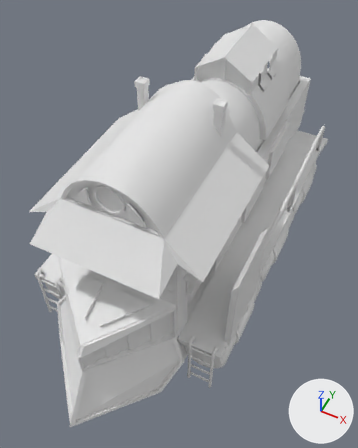
What one commit did to the FBX model Assets/Props/Train/train.fbx.
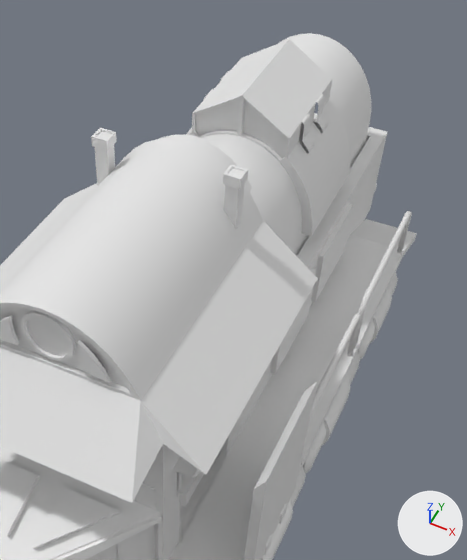
The first picture shows the older version from a camera (50 mm lens) standing at (2.74, -4.2, 6.67) and looking at (0.07, 1.15, -0.02). The close-ups show both versions on the part from 22% to 100% of the width and 0% to 74% of the height of that picture; other places that the commit changed are outside them. The lights are fixed; the arrows at lower right show +X, +Y and +Z. Materials are left out; every surface is plain grey. Vertices at the same position are counted once.
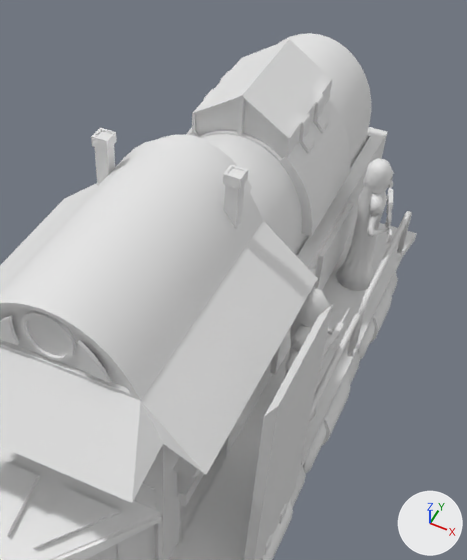
The change in detail:
me_cube_001 has 48 vertices, 46 faces and spans x 1.68..1.79, y -0.32..0.84, z -0.81..0.81.
me_cube_001 is used by ob_cube_001; location (0.0, -0.2, 0.46).
me_cube_001 part 3: all 12 vertices in x 1.68..1.77, y -0.32..0.84, z 0.64..0.81 are moved by (0.0, 0.0, 0.92).
me_cube_004 is used by ob_cube_002; location (0.0, -0.2, 0.46).
me_cube_004 had 3252 vertices, 2839 faces and spanned x -1.81..1.81, y -2.27..6.46, z -1.89..2.18.
me_cube_004 now has 5824 vertices, 5344 faces and spans x -1.81..1.81, y -2.27..6.46, z -1.89..2.18.
me_cube_004 part 1: 24 vertices moved from x 0.78..1.0, y -0.26..0.57, z 0.1..0.6 to x 0.86..0.93, y -0.22..0.57, z 0.1..0.6; 24 vertices removed from x 0.78..1.0, y -0.07..0.77, z 0.1..0.6; 1575 vertices added at x 0.29..1.67, y -0.2..2.3, z -0.76..0.96.
me_cube_004 part 2: 1025 vertices added at x 1.08..1.69, y 3.66..4.68, z -0.76..0.96.

Boxes [x1, y1, x2, y2] around the edits, measured in the close-ups (467 x 560 px):
'Cube.001', reshaped
    before: [244, 382, 317, 560]
    after: [244, 304, 333, 560]
part 1 of me_cube_004, built on
    before: [177, 472, 182, 491]
    after: [272, 287, 350, 422]
part 2 of me_cube_004, added
    after: [336, 158, 394, 291]
